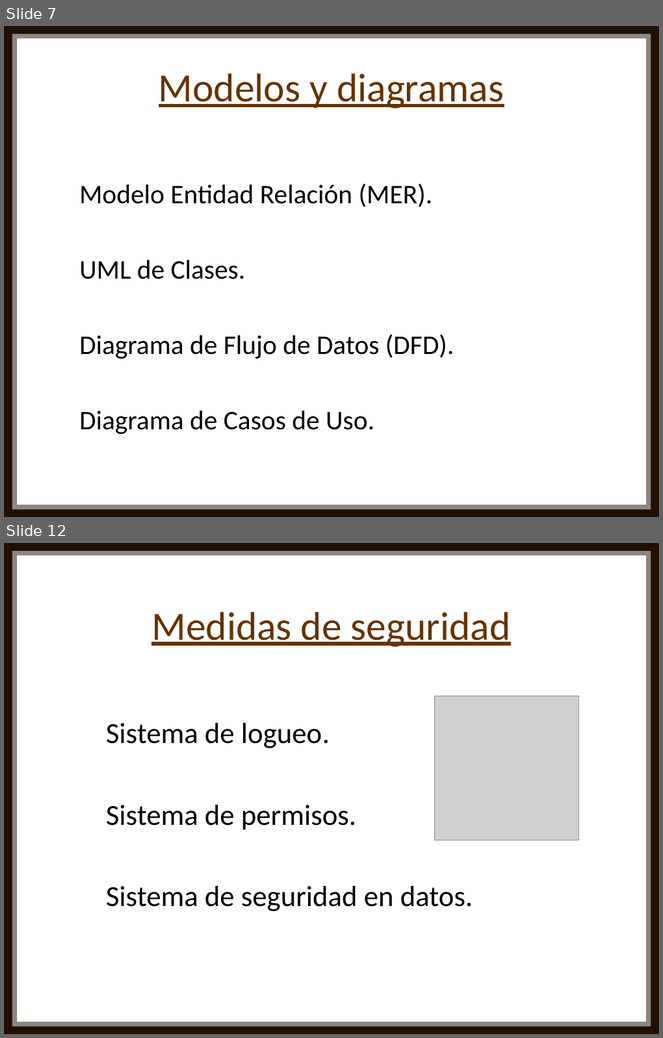
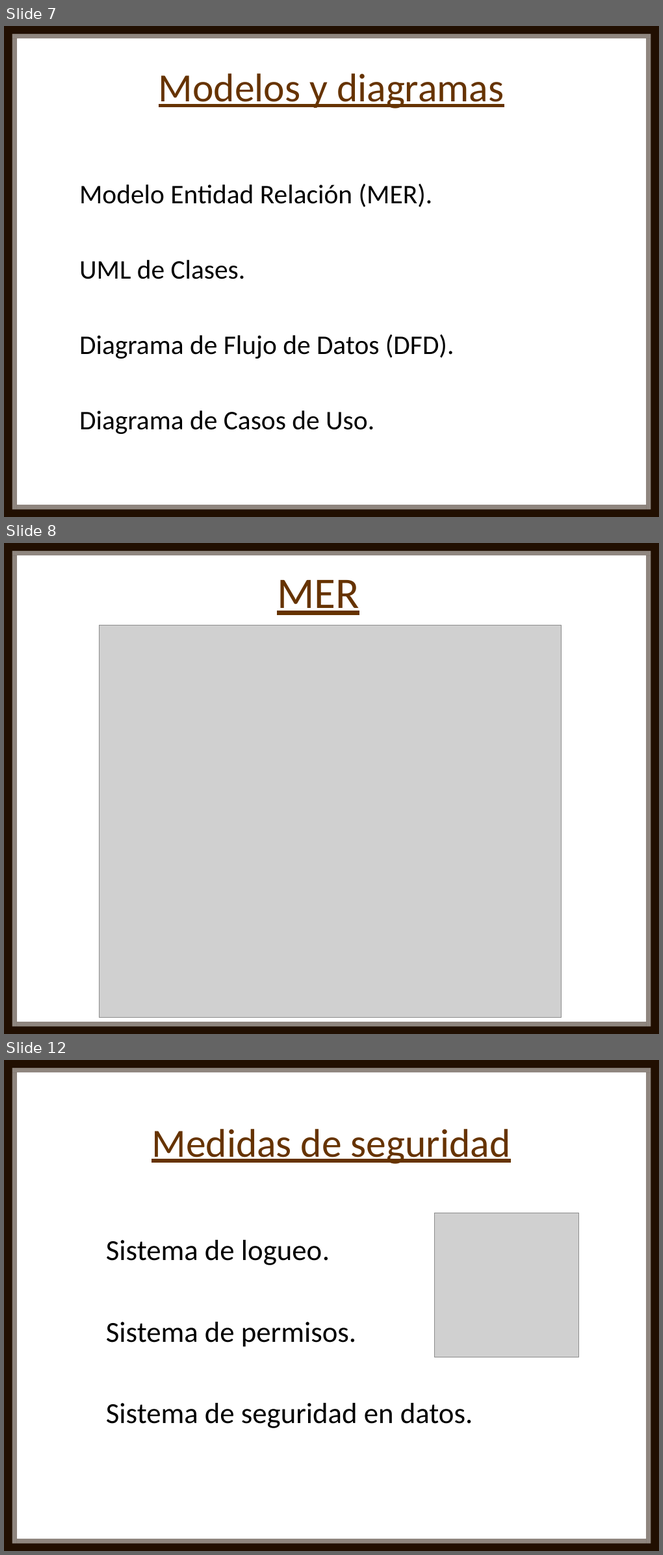
Before and after one commit to Nahuel2998/Nu-CaBuPa, a slide deck: Proyecto/Presentación Nu-CaBuPa.pptx. Shown one above the other, each under a label of ours: slides 7 and 12 before the commit, slides 7, 8 and 12 after it; the slides between them are not shown. The pictures are 663x1038 and 663x1555 pixels, drawn with LibreOffice and Linux fonts; fonts in the diff are those of the drawing; grey boxes stand for pictures. Boxes give left, top, right and bottom in pixels: in the first picture for what was removed or moved away, otherwise in the second. Text is boxed around its words. In the diff, an @@ line names an element or a change of style, - is before the commit and + after.

```diff
--- a/Proyecto/Presentación Nu-CaBuPa.pptx
+++ b/Proyecto/Presentación Nu-CaBuPa.pptx
@@ slide 8 added at bbox=[4, 543, 659, 1034], background #FFFFFF @@
@@ rectangle added at bbox=[4, 546, 659, 555], fill #210F01 at 50% opacity @@
@@ rectangle added at bbox=[4, 543, 659, 551], fill #210F01 @@
@@ rectangle added at bbox=[4, 546, 12, 1034], fill #210F01 @@
@@ rectangle added at bbox=[7, 556, 17, 1032], fill #210F01 at 50% opacity @@
@@ rectangle added at bbox=[646, 556, 655, 1034], fill #210F01 at 50% opacity @@
@@ rectangle added at bbox=[651, 548, 659, 1031], fill #210F01 @@
@@ text added at bbox=[277, 580, 360, 615], 48 pt, text #663300, underline @@
+MER
@@ picture added at bbox=[99, 626, 561, 1017] @@
@@ rectangle added at bbox=[4, 1027, 659, 1034], fill #210F01 @@
@@ rectangle added at bbox=[17, 1022, 647, 1032], fill #210F01 at 50% opacity @@
```
Also in this commit, not shown: 3 slides changed, 1 slide removed.
